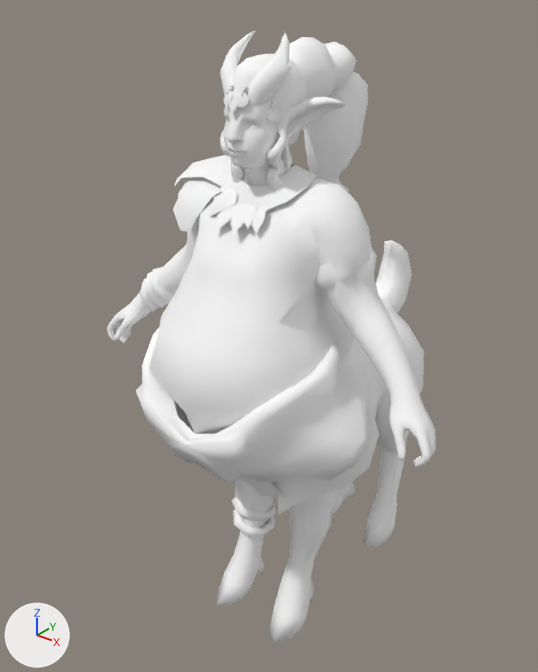
A saved change to the OBJ model content/dota_addons/cott/models/enchantress_statue/enchantress_statue_000010.obj.
The view is the same before and after, from a camera (50 mm lens) standing at (144.0, -203.0, 238.0) and looking at (-11.0, -9.0, 118.0). The axes (+X, +Y, +Z) are drawn at lower left. The lights are the same throughout. Where no turn or scale is listed for an object, it has been applied to the vertices.

In view in the first picture: 'enchantress_neck'.
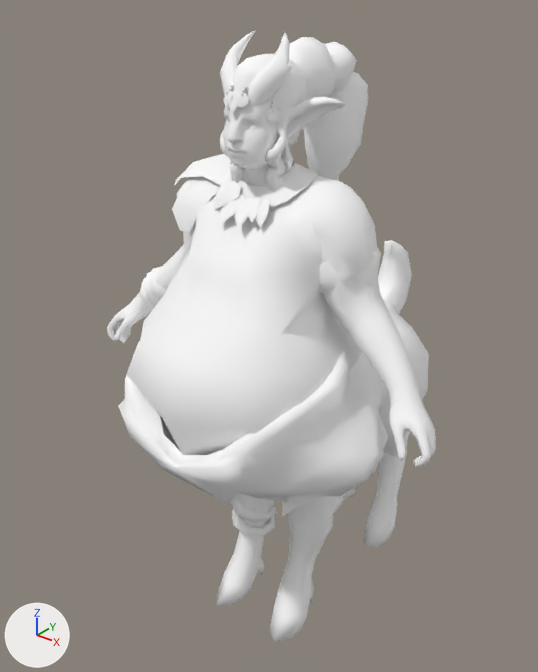
Location of each change, (x1, y1, x2, y2) in pixels of the pictures (538 x 672 px; the box of a moved part takes in the faces that stretch with it):
part 1 of me_enchantress_neck, moved or reshaped: before (251, 206, 266, 233); after (255, 199, 270, 228)
part 2 of me_enchantress_neck, moved or reshaped: before (215, 200, 241, 231); after (220, 194, 244, 225)
part 3 of me_enchantress_neck, moved or reshaped: before (242, 205, 256, 228); after (246, 199, 260, 222)
part 4 of me_enchantress_neck, moved or reshaped: before (230, 203, 250, 235); after (234, 197, 254, 229)
part 5 of me_enchantress_neck, moved or reshaped: before (209, 188, 237, 216); after (213, 181, 241, 210)
part 6 of me_enchantress_neck, moved or reshaped: before (136, 178, 424, 561); after (118, 176, 429, 562)

Edits to the bpy script that builds the scene:
```text
Change me_enchantress_neck:
    used by ob_enchantress_neck; location = (0.0, 0.0, 0.0)
    remove me_enchantress_neck.from_pydata(...)  # 3140 vertices, 5842 faces; spans x -70.0..70.0, y -66.0..69.0, z 5.0..224.0
    add me_enchantress_neck.from_pydata(...)  # 3140 vertices, 5842 faces; spans x -70.0..70.0, y -73.0..69.0, z 5.0..224.0
    me_enchantress_neck part 1: the loose piece of 7 vertices spanning x 4.0..10.0, y -40.0..-35.0, z 169.0..176.0 is moved by (1.0, 1.0, 2.0)
    me_enchantress_neck part 2: the loose piece of 7 vertices spanning x -8.0..-1.0, y -41.0..-34.0, z 167.0..176.0 is moved by (1.0, 1.0, 2.0)
    me_enchantress_neck part 3: the loose piece of 7 vertices spanning x 1.0..7.0, y -40.0..-35.0, z 170.0..176.0 is moved by (1.0, 1.0, 2.0)
    me_enchantress_neck part 4: the loose piece of 7 vertices spanning x -2.0..4.0, y -42.0..-35.0, z 168.0..176.0 is moved by (1.0, 1.0, 2.0)
    me_enchantress_neck part 5: the loose piece of 7 vertices spanning x -14.0..-3.0, y -38.0..-31.0, z 169.0..179.0 is moved by (1.0, 1.0, 2.0)
    me_enchantress_neck part 6: 672 of 3140 vertices moved; they spanned x -46.0..46.0, y -66.0..69.0, z 39.0..184.0 and now span x -52.0..52.0, y -73.0..69.0, z 38.0..185.0; mean shift (0.0, 0.0, -1.0); largest move (-15.0, -46.0, 96.0) -> (-30.0, -49.0, 94.0)
```
